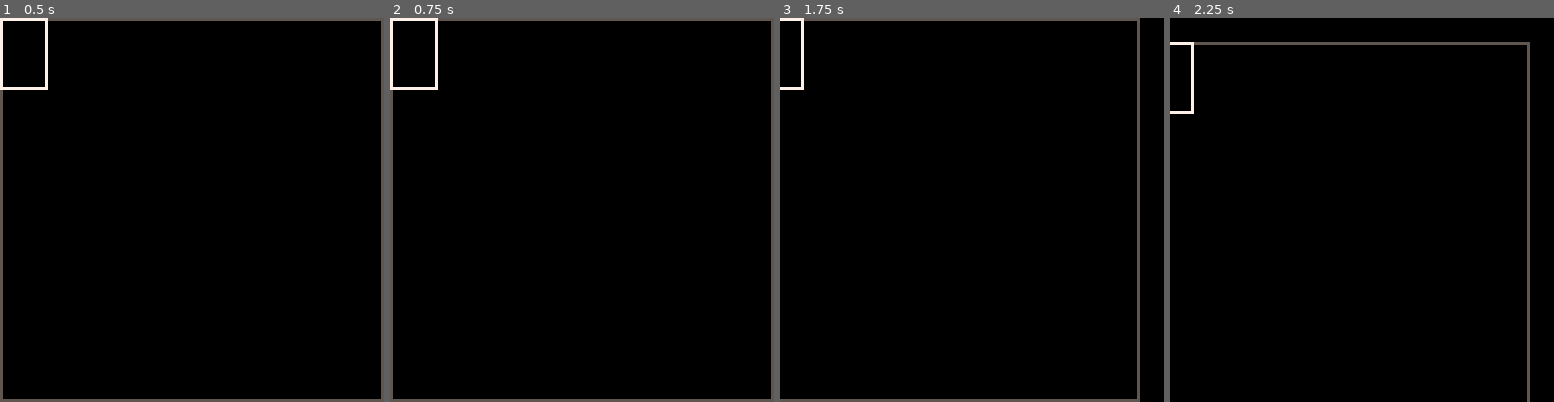
Above: before the commit, frames 1-4 (left to right).
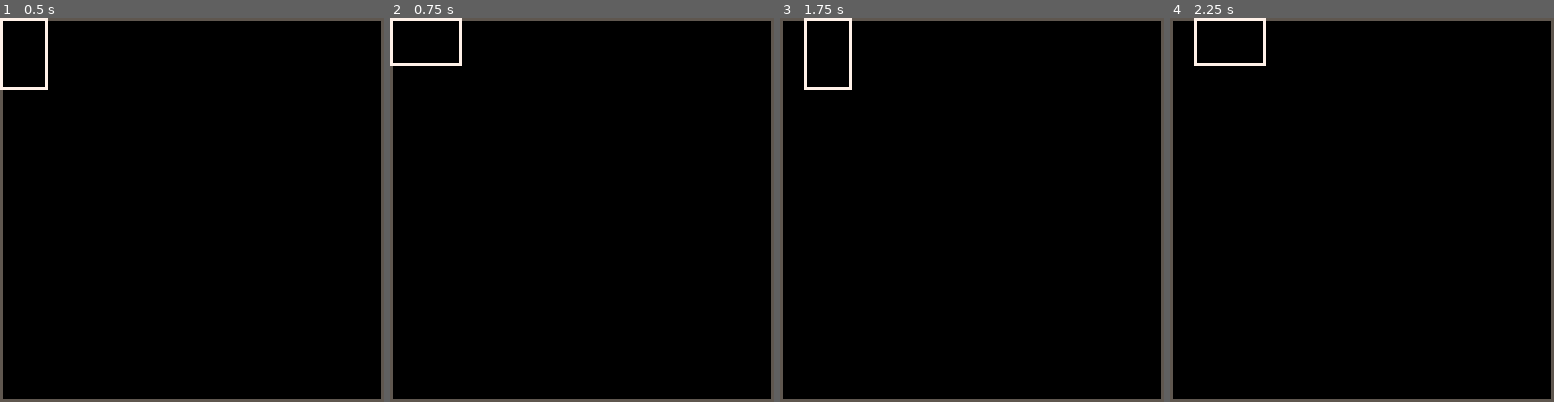
Above: after the commit, the same moments.

Repository: shen-sat/orchard
Game: PICO-8 cartridge game.p8
The game is run twice, just before and just after one commit, with the same random seed, the same clock (stepped at 60 frames per second) and the same inputs.
Inputs:
- Up to frame 1 (0.5 s): no input
- Up to frame 2 (0.75 s): tap O (Z key) at 0.7 s
- Up to frame 3 (1.75 s): hold Right from 1.6 s (still down); tap O (Z key) at 1.7 s
- Up to frame 4 (2.25 s): release Right at 2.1 s; tap O (Z key) at 2.1 s; hold Up from 2.15 s (still down)

Frame 1 is identical in both runs. In frame 2, 0.5% of the frame differs, in the area x 0-19%, y 0-19%; in frame 3, 3.1%; in frame 4, 5.0%, in the area x 0-100%, y 0-100%.

Commit message:
Add card movement

Diff:
--- a/game.p8
+++ b/game.p8
@@ -2,45 +2,101 @@
 version 32
 __lua__
 function _init()
-  cam = {
-    x = 0,
-    y = 0
+  orchard = {
+    x0 = 0,
+    y0 = 0,
+    x1 = function(self)
+      return calculate_x1(self.x0, self.width)
+    end,
+    y1 = function(self)
+      return calculate_y1(self.y0, self.height)
+    end,
+    height = 128,
+    width = 128
   }
 
   selected_card = {
     width = 2 * 8,
     height = 3 * 8,
     col = 7,
+    compass = {
+      points = {'n','e','s','w'},
+      index = 1,
+      facing = function(self)
+        return self.points[self.index]
+      end,
+      rotate = function(self)
+        self.index += 1
+        self.index = self.index % #self.points
+        if self.index == 0 then self.index = #self.points end
+      end
+    },
     x0 = 0,
     y0 = 0,
     x1 = function(self)
-      return calculate_x1(self.x0, self.width)
+      if self:is_vertical() then
+        return calculate_x1(self.x0, self.width)
+      else
+        return calculate_x1(self.x0, self.height)
+      end
     end,
     y1 = function(self)
-      return calculate_y1(self.y0,self.height)
+      if self:is_vertical() then
+        return calculate_y1(self.y0,self.height)
+      else
+        return calculate_y1(self.y0,self.width)
+      end
+    end,
+    is_vertical = function(self)
+      return (self.compass:facing() == 'n' or self.compass:facing() == 's')
+    end,
+    update = function(self)
+      self:move()
+      self:adjust_position()
+    end,
+    move = function(self)
+      if btnp(4) then
+        self.compass:rotate()
+      elseif btnp(1) then
+        self.x0 += 8
+      elseif btnp(0) then
+        self.x0 -= 8
+      elseif btnp(2) then
+        self.y0 -= 8
+      elseif btnp(3) then
+        self.y0 += 8
+      end
+    end,
+    adjust_position = function(self)
+      if self:x1() > orchard:x1() then
+        local adjustment = self:x1() - orchard:x1()
+
+        self.x0 -= adjustment
+      elseif self:y1() > orchard:y1() then
+        local adjustment = self:y1() - orchard:y1()
+
+        self.y0 -= adjustment
+      elseif self.x0 < orchard.x0 then
+        local adjustment = orchard.x0 - self.x0
+
+        self.x0 += adjustment
+      elseif self.y0 < orchard.y0 then
+        local adjustment = orchard.y0 - self.y0
+
+        self.y0 += adjustment
+      end
     end
   }
 end
 
 function _update()
-  -- navigate orchard
-  if btnp(1) then
-    cam.x += 8
-  elseif btnp(0) then
-    cam.x -= 8
-  elseif btnp(2) then
-    cam.y -= 8
-  elseif btnp(3) then
-    cam.y += 8
-  end
-  camera(cam.x,cam.y)
+  selected_card:update()
 end
 
 function _draw()
   cls()
   rect(0,0,127,127,5) --border
   rect(selected_card.x0,selected_card.y0,selected_card:x1(),selected_card:y1(),selected_card.col)
-  -- rect(20,20,40,40,14)
 end
 
 function calculate_x1(x0, width)
Not shown, changed: TODO.txt
